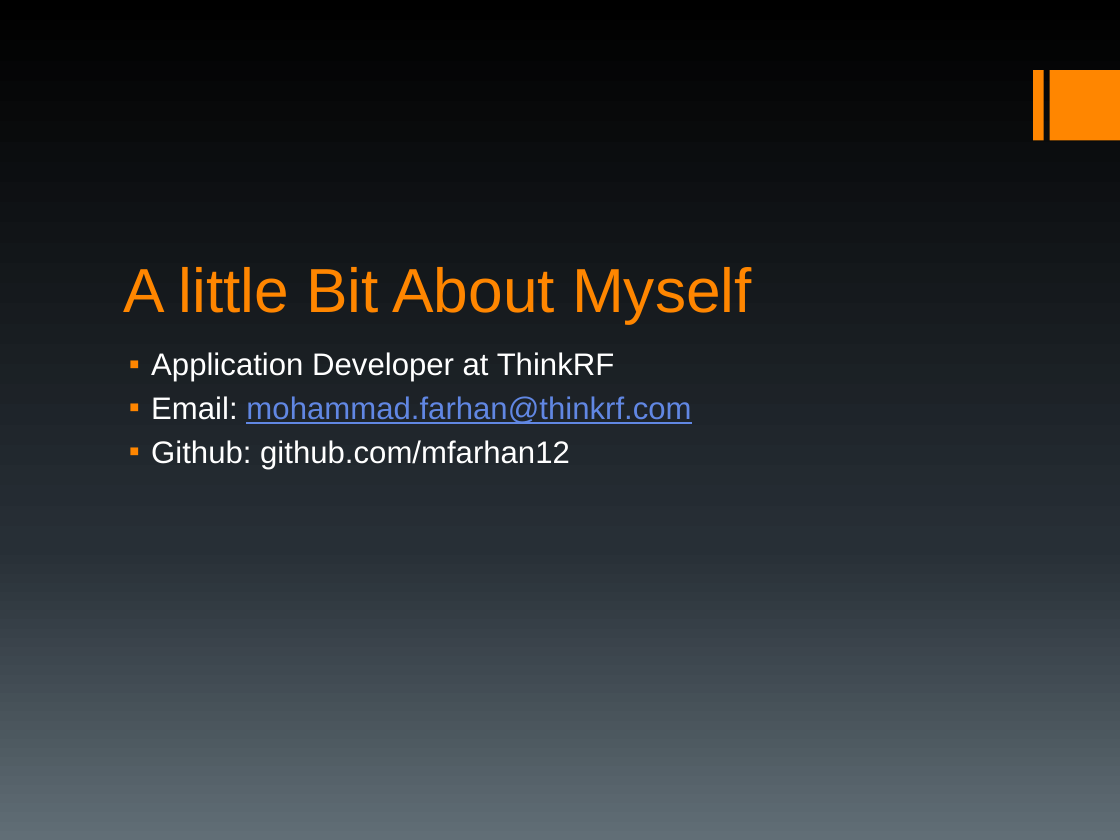
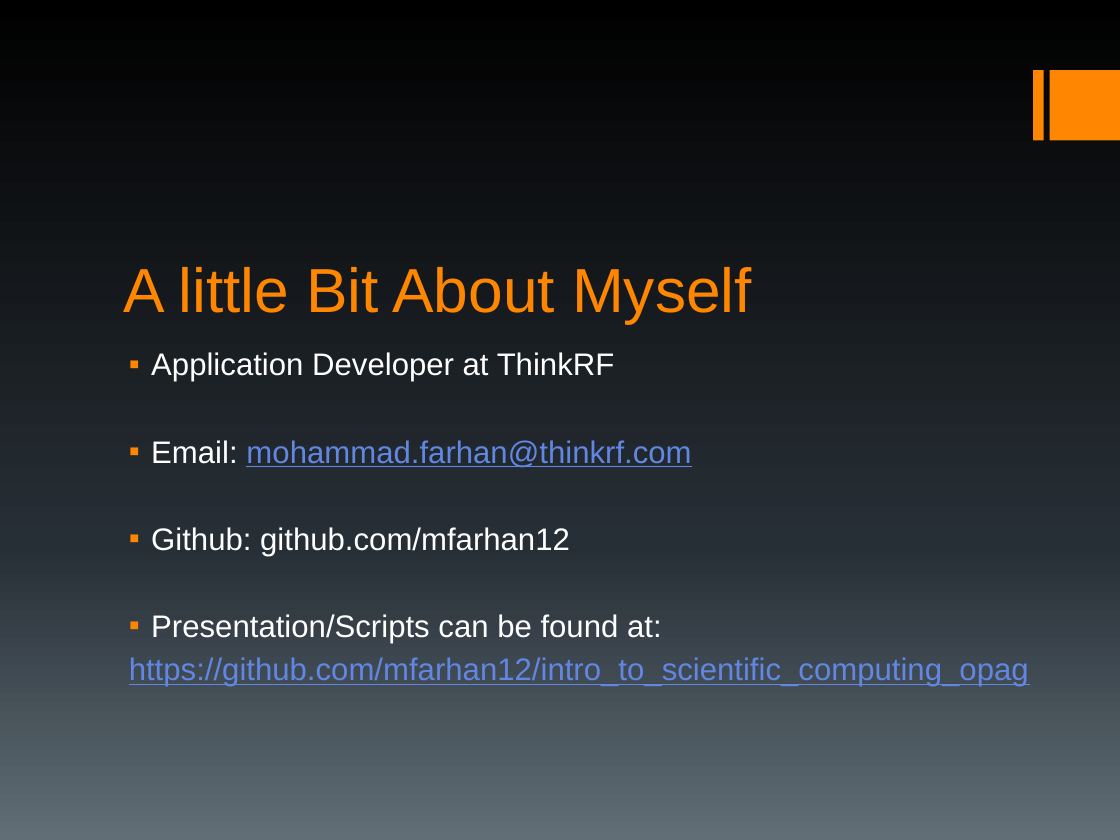
Before and after one commit to mfarhan12/intro_to_scientific_computing, a slide deck: slide 2 of Introduction to Scientific Computing in Python.pptx. Drawn at 1120x840 pixels with LibreOffice and Linux fonts; fonts in the diff are those of the drawing. Boxes give left, top, right and bottom in pixels: in the first picture for what was removed or moved away, otherwise in the second. Text is boxed around its words. In the diff, an @@ line names an element or a change of style, - is before the commit and + after.

```diff
--- a/Introduction to Scientific Computing in Python.pptx
+++ b/Introduction to Scientific Computing in Python.pptx
@@ text at box(129, 614, 1029, 687): paragraphs added @@
+▪ Presentation/Scripts can be found at:
+https://github.com/mfarhan12/intro_to_scientific_computing_opag
```
Also in this commit, not shown: 1 other slide changed, 3 slides added, 2 other files.
